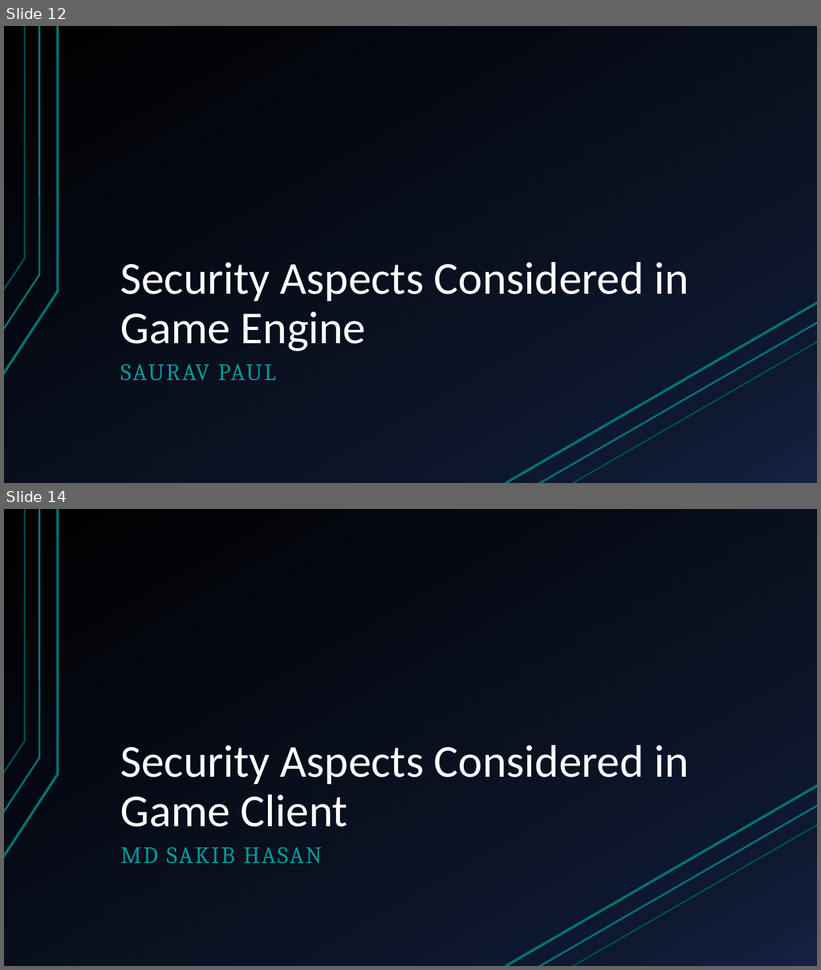
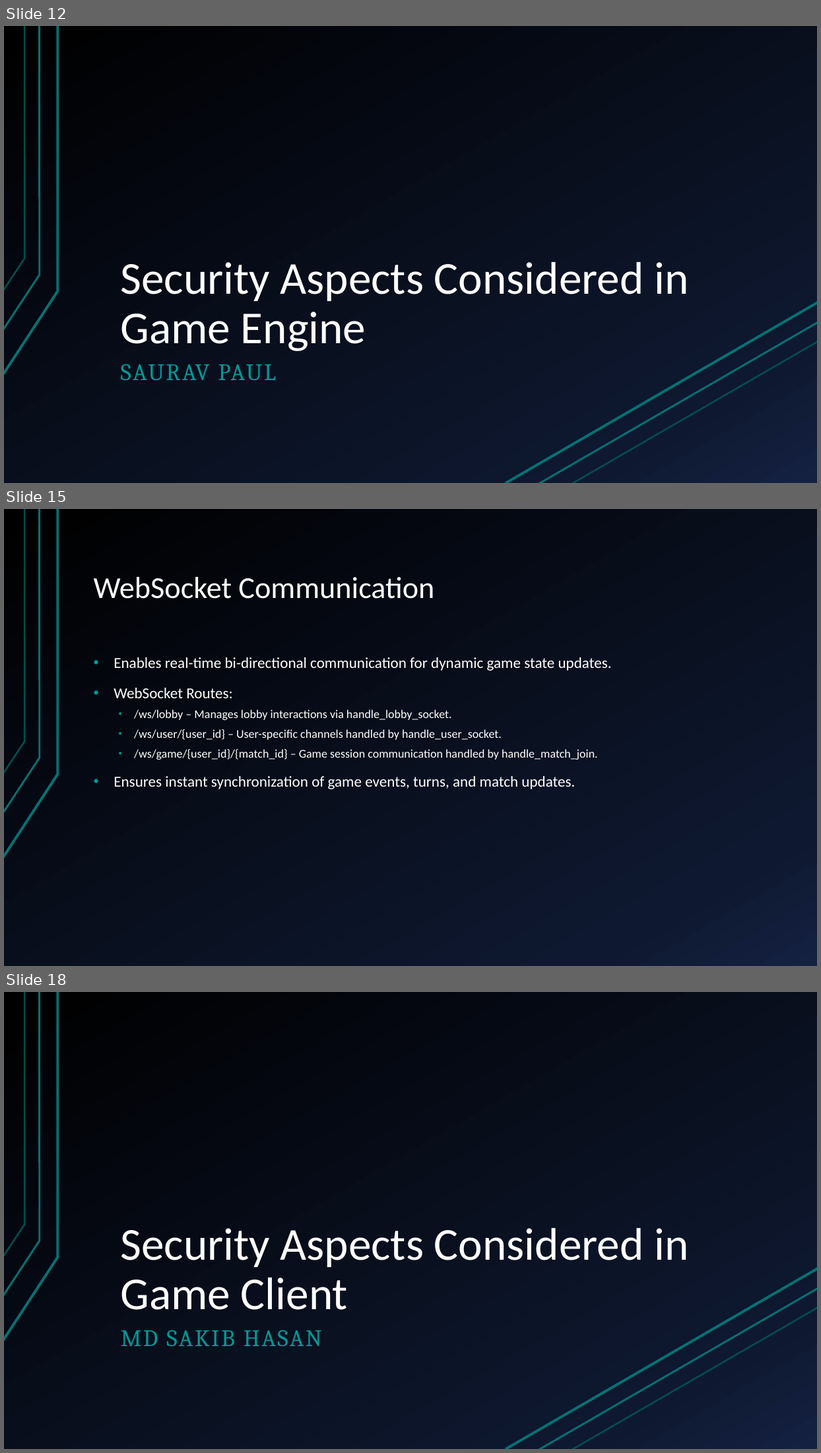
Before and after one commit to sakibh20/secure-post, a slide deck: Documentation/Bluff game.pptx. Shown one above the other, each under a label of ours: slides 12 and 14 before the commit, slides 12, 15 and 18 after it; the slides between them are not shown. The pictures are 821x970 and 821x1453 pixels, drawn with LibreOffice and Linux fonts; fonts in the diff are those of the drawing. Boxes give left, top, right and bottom in pixels: in the first picture for what was removed or moved away, otherwise in the second. Text is boxed around its words. In the diff, an @@ line names an element or a change of style, - is before the commit and + after.

```diff
--- a/Documentation/Bluff game.pptx
+++ b/Documentation/Bluff game.pptx
@@ slide 15 added at <box>4,509,817,966</box>, background gradient #000000 to #0F1931 to #142242; not listed: 3 template elements that a slide beside it also shows @@
@@ title added at <box>94,577,434,599</box>, 36 pt, text #FFFFFF @@
+WebSocket Communication
@@ text added at <box>114,657,612,789</box>, 14 pt, text #FFFFFF @@
+• Enables real-time bi-directional communication for dynamic game state updates.
+• WebSocket Routes:
+  • /ws/lobby – Manages lobby interactions via handle_lobby_socket.
+  • /ws/user/{user_id} – User-specific channels handled by handle_user_socket.
+  • /ws/game/{user_id}/{match_id} – Game session communication handled by handle_match_join.
+• Ensures instant synchronization of game events, turns, and match updates.
@@ what was slide 14 is now slide 18 @@
```
Also in this commit, not shown: 5 other slides added, 2 slides removed, 5 other files.
